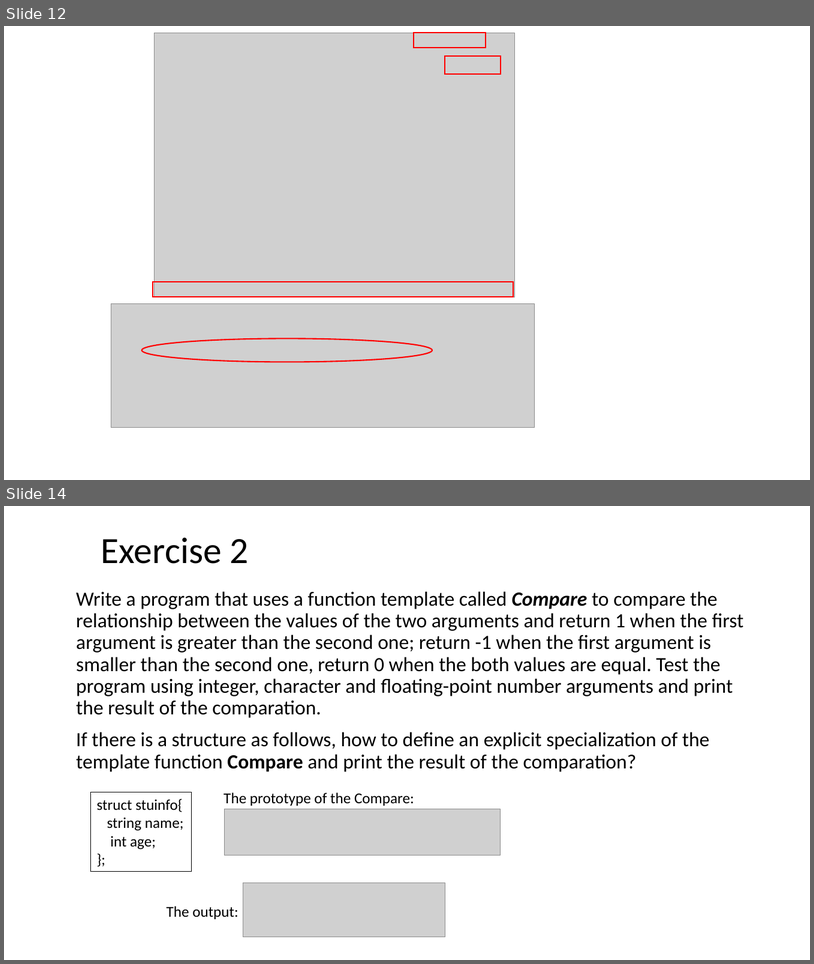
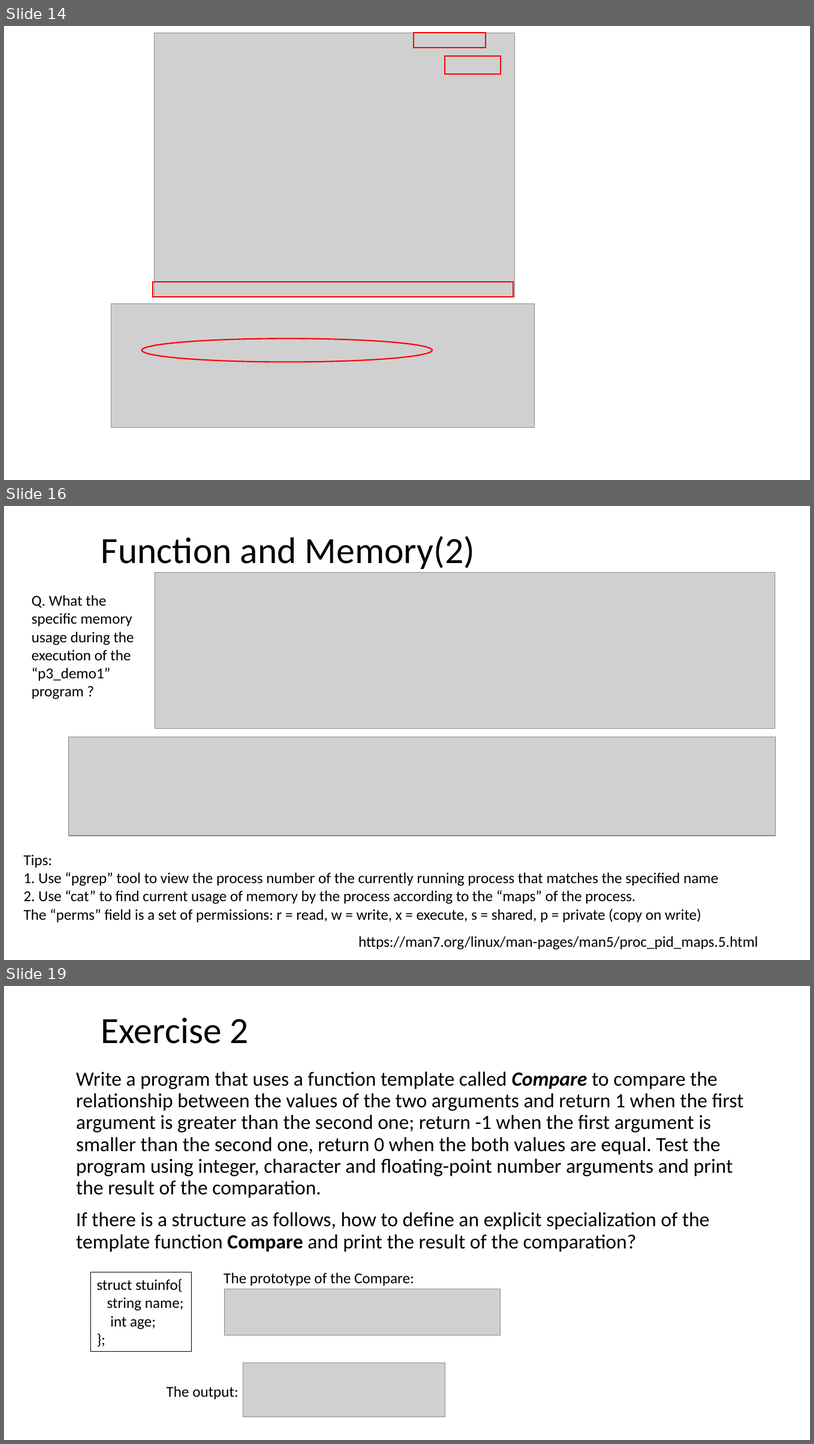
Before and after one commit to ShiqiYu/CPP, a slide deck: week07/Lab07.pptx. Shown one above the other, each under a label of ours: slides 12 and 14 before the commit, slides 14, 16 and 19 after it; the slides between them are not shown. The pictures are 814x964 and 814x1444 pixels, drawn with LibreOffice and Linux fonts; fonts in the diff are those of the drawing; grey boxes stand for pictures; background and template pictures are left out. Boxes give left, top, right and bottom in pixels: in the first picture for what was removed or moved away, otherwise in the second. Text is boxed around its words. In the diff, an @@ line names an element or a change of style, - is before the commit and + after.

```diff
--- a/week07/Lab07.pptx
+++ b/week07/Lab07.pptx
@@ slide 16 added at [4,506,810,960], background #FFFFFF @@
@@ title added at [101,536,475,569], 44 pt, text #000000 @@
+Function and Memory(2)
@@ picture added at [155,572,776,728] @@
@@ text added at [32,595,134,699], 18 pt, text #000000 @@
+Q. What the specific memory usage during the execution of the “p3_demo1” program ?
@@ picture added at [69,736,777,835] @@
@@ text added at [24,854,719,922], 18 pt, text #000000 @@
+Tips:
+1. Use “pgrep” tool to view the process number of the currently running process that matches the specified name
+2. Use “cat” to find current usage of memory by the process according to the “maps” of the process.
+The “perms” field is a set of permissions: r = read, w = write, x = execute, s = shared, p = private (copy on write)
@@ text added at [359,936,758,949], 18 pt, text #000000 @@
+https://man7.org/linux/man-pages/man5/proc_pid_maps.5.html
@@ what was slide 12 is now slide 14 @@
@@ what was slide 14 is now slide 19 @@
```
Also in this commit, not shown: 3 slides changed, 4 other slides added, 3 other files.
